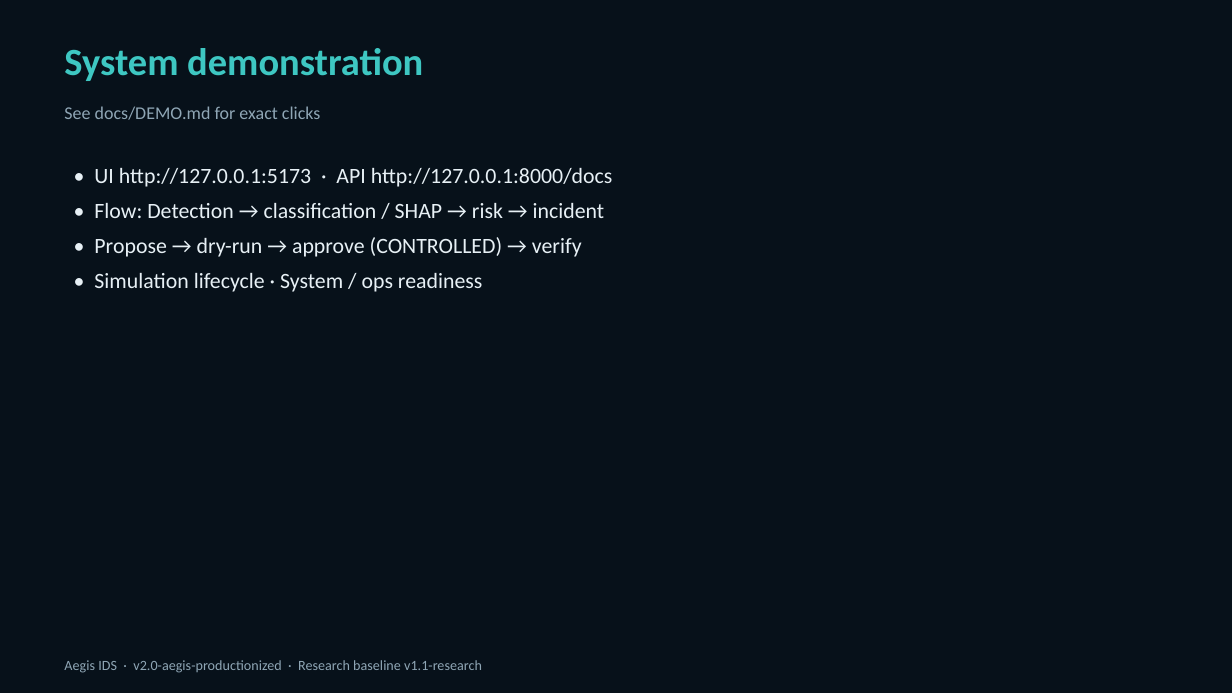
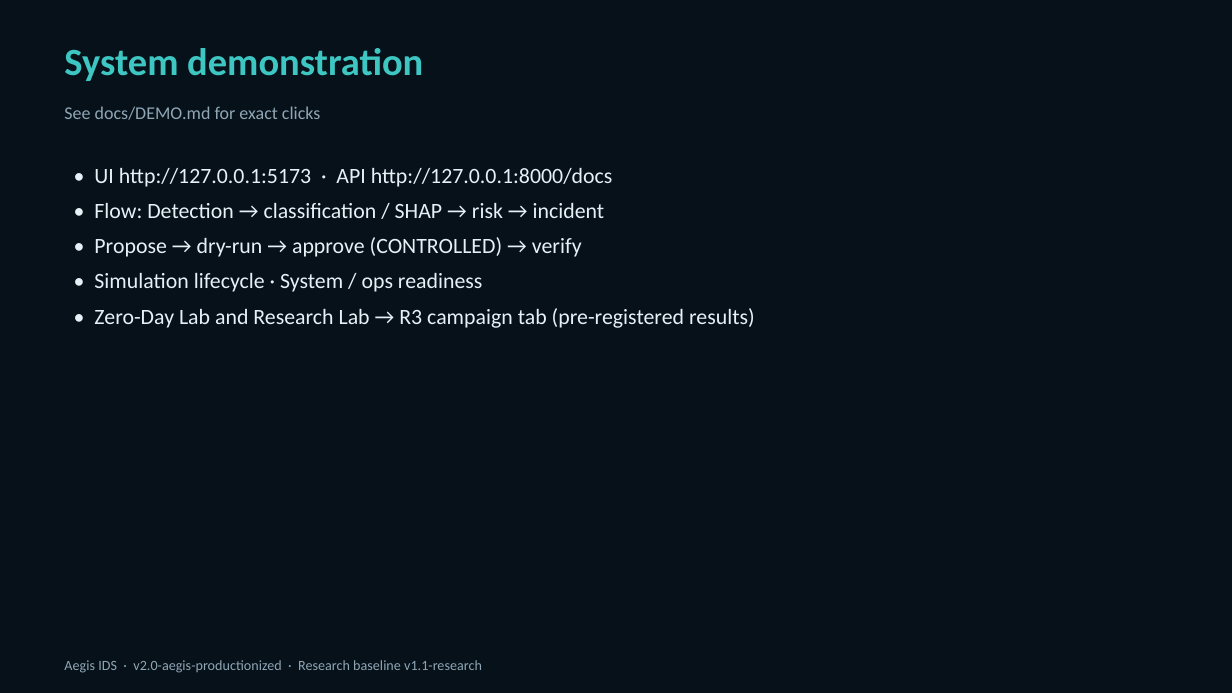
Before and after one commit to Dolendra/Intelligent-Machine-Learning-Based-Intrusion-Detection-and-Attack-Defense-Simulation-System, a slide deck: slide 20 of docs/Aegis_IDS_Viva_Presentation.pptx (slide 16 before the commit). Drawn at 1232x693 pixels with LibreOffice and Linux fonts; fonts in the diff are those of the drawing. Boxes give left, top, right and bottom in pixels: in the first picture for what was removed or moved away, otherwise in the second. Text is boxed around its words. In the diff, an @@ line names an element or a change of style, - is before the commit and + after.

```diff
--- a/docs/Aegis_IDS_Viva_Presentation.pptx
+++ b/docs/Aegis_IDS_Viva_Presentation.pptx
@@ text at box(94, 308, 755, 328): paragraph added @@
+• Zero-Day Lab and Research Lab → R3 campaign tab (pre-registered results)
```
Also in this commit, not shown: 5 other slides changed, 4 slides added, 8 other files.
